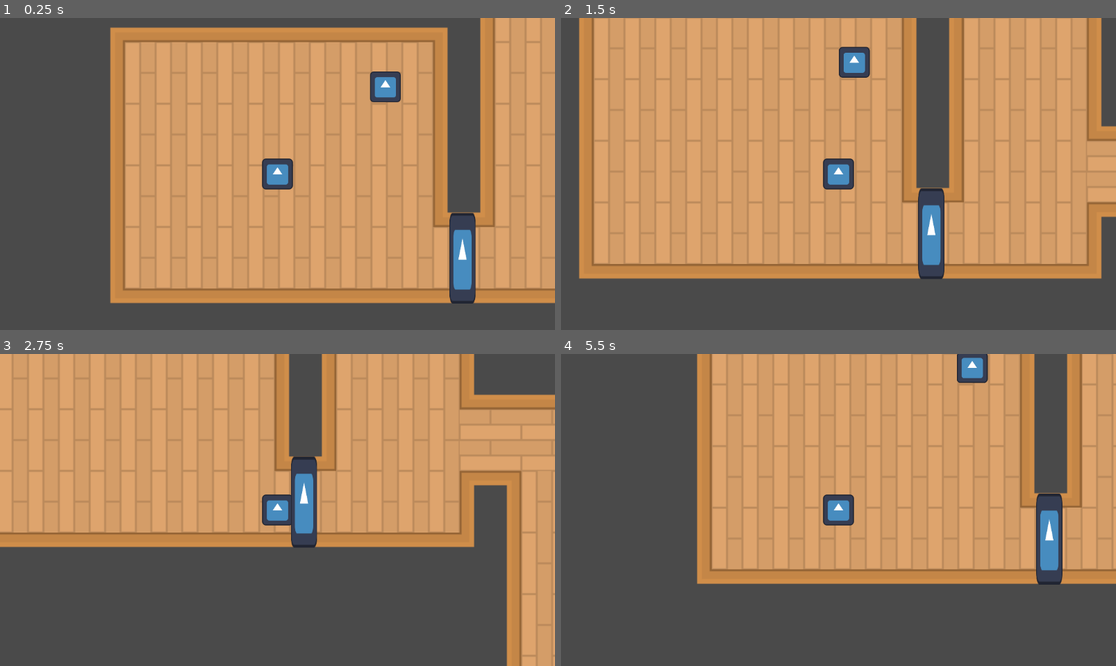
Above: before the commit, frames 1-4 (two rows, left to right).
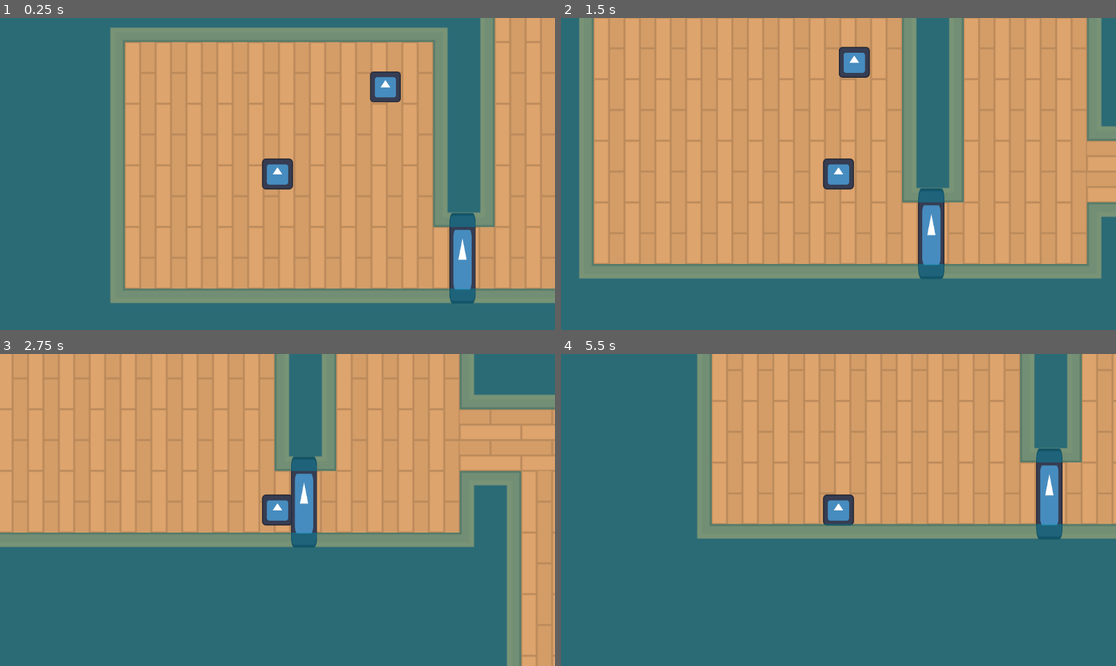
Above: after the commit, the same moments.

Repository: BMSales/timeloop
Game: Godot game, scene res://cenas/Teste1.tscn
Same seed, same stepped clock (60 frames per second), same inputs: the game is played once before the commit and once after it. The project has no main scene, so this scene is started directly. The engine's default icon, where the game draws it, is replaced by a stand-in: a white triangle on a blue panel in a dark square.
Inputs (mouse positions are in pixels of both pictures, inside the frame that each line leads up to):
- Up to frame 1 (0.25 s): no input
- Up to frame 2 (1.5 s): tap Enter at 0.5 s; move the mouse to (943, 86) at 0.52 s; press the mouse at (943, 86) at 0.53 s; hold D (move_right) 0.53-1.28 s; move the mouse to (932, 258) at 1.27 s; release the mouse at (932, 258) at 1.28 s; hold S (move_down) from 1.28 s (still down); click (932, 258) at 1.35 s
- Up to frame 3 (2.75 s): move the mouse to (333, 441) at 2.02 s; release S (move_down) at 2.03 s; press the mouse at (333, 441) at 2.03 s; hold D (move_right) from 2.03 s (still down)
- Up to frame 4 (5.5 s): move the mouse to (810, 572) at 2.77 s; release D (move_right) at 2.78 s; release the mouse at (810, 572) at 2.78 s; hold W (move_up) 2.78-3.53 s; click (810, 572) at 2.85 s; move the mouse to (1005, 556) at 3.52 s; press the mouse at (1005, 556) at 3.53 s; hold A (move_left) 3.53-5.03 s; move the mouse to (672, 463) at 4.27 s; release the mouse at (672, 463) at 4.28 s; click (672, 463) at 4.35 s; move the mouse to (866, 510) at 5.02 s; press the mouse at (866, 510) at 5.03 s; hold S (move_down) from 5.03 s (still down)

The runs differ from the first frame. In frame 1, 45% of the frame differs, in the area x 0-100%, y 0-100%; in frame 2, 35%; in frame 3, 50%; in frame 4, 67%.

Commit message:
added collision to tilemap

Diff:
--- a/src/cenas/Casa.tscn
+++ b/src/cenas/Casa.tscn
@@ -131,24 +131,28 @@
 9:4/0 = 0
 9:4/0/terrain_set = 0
 9:4/0/terrain = 0
+9:4/0/physics_layer_0/polygon_0/points = PackedVector2Array(-32, -32, 32, -32, 32, 32, -32, 32)
 9:4/0/terrains_peering_bit/right_side = 0
 9:4/0/terrains_peering_bit/bottom_side = 0
 10:4/next_alternative_id = 2
 10:4/0 = 0
 10:4/0/terrain_set = 0
 10:4/0/terrain = 0
+10:4/0/physics_layer_0/polygon_0/points = PackedVector2Array(-32, -32, 32, -32, 32, 32, -32, 32)
 10:4/0/terrains_peering_bit/bottom_side = 0
 10:4/0/terrains_peering_bit/left_side = 0
 11:4/next_alternative_id = 2
 11:4/0 = 0
 11:4/0/terrain_set = 0
 11:4/0/terrain = 0
+11:4/0/physics_layer_0/polygon_0/points = PackedVector2Array(-32, -32, 32, -32, 32, 32, -32, 32)
 11:4/0/terrains_peering_bit/right_side = 0
 11:4/0/terrains_peering_bit/left_side = 0
 12:4/next_alternative_id = 2
 12:4/0 = 0
 12:4/0/terrain_set = 0
 12:4/0/terrain = 0
+12:4/0/physics_layer_0/polygon_0/points = PackedVector2Array(-32, -32, 32, -32, 32, 32, -32, 32)
 12:4/0/terrains_peering_bit/right_side = 0
 12:4/0/terrains_peering_bit/bottom_side = 0
 12:4/0/terrains_peering_bit/left_side = 0
@@ -156,6 +160,7 @@
 13:4/0 = 0
 13:4/0/terrain_set = 0
 13:4/0/terrain = 0
+13:4/0/physics_layer_0/polygon_0/points = PackedVector2Array(-32, -32, 32, -32, 32, 32, -32, 32)
 13:4/0/terrains_peering_bit/right_side = 0
 13:4/0/terrains_peering_bit/left_side = 0
 13:4/0/terrains_peering_bit/top_side = 0
@@ -163,16 +168,19 @@
 14:4/0 = 0
 14:4/0/terrain_set = 0
 14:4/0/terrain = 0
+14:4/0/physics_layer_0/polygon_0/points = PackedVector2Array(-32, -32, 32, -32, 32, 32, -32, 32)
 14:4/0/terrains_peering_bit/left_side = 0
 15:4/next_alternative_id = 2
 15:4/0 = 0
 15:4/0/terrain_set = 0
 15:4/0/terrain = 0
+15:4/0/physics_layer_0/polygon_0/points = PackedVector2Array(-32, -32, 32, -32, 32, 32, -32, 32)
 15:4/0/terrains_peering_bit/top_side = 0
 16:4/next_alternative_id = 2
 16:4/0 = 0
 16:4/0/terrain_set = 0
 16:4/0/terrain = 0
+16:4/0/physics_layer_0/polygon_0/points = PackedVector2Array(-32, -32, 32, -32, 32, 32, -32, 32)
 16:4/0/terrains_peering_bit/right_side = 0
 16:4/0/terrains_peering_bit/bottom_right_corner = 0
 16:4/0/terrains_peering_bit/bottom_side = 0
@@ -180,6 +188,7 @@
 17:4/0 = 0
 17:4/0/terrain_set = 0
 17:4/0/terrain = 0
+17:4/0/physics_layer_0/polygon_0/points = PackedVector2Array(-32, -32, 32, -32, 32, 32, -32, 32)
 17:4/0/terrains_peering_bit/bottom_side = 0
 17:4/0/terrains_peering_bit/bottom_left_corner = 0
 17:4/0/terrains_peering_bit/left_side = 0
@@ -204,24 +213,28 @@
 9:5/0 = 0
 9:5/0/terrain_set = 0
 9:5/0/terrain = 0
+9:5/0/physics_layer_0/polygon_0/points = PackedVector2Array(-32, -32, 32, -32, 32, 32, -32, 32)
 9:5/0/terrains_peering_bit/right_side = 0
 9:5/0/terrains_peering_bit/top_side = 0
 10:5/next_alternative_id = 2
 10:5/0 = 0
 10:5/0/terrain_set = 0
 10:5/0/terrain = 0
+10:5/0/physics_layer_0/polygon_0/points = PackedVector2Array(-32, -32, 32, -32, 32, 32, -32, 32)
 10:5/0/terrains_peering_bit/left_side = 0
 10:5/0/terrains_peering_bit/top_side = 0
 11:5/next_alternative_id = 2
 11:5/0 = 0
 11:5/0/terrain_set = 0
 11:5/0/terrain = 0
+11:5/0/physics_layer_0/polygon_0/points = PackedVector2Array(-32, -32, 32, -32, 32, 32, -32, 32)
 11:5/0/terrains_peering_bit/bottom_side = 0
 11:5/0/terrains_peering_bit/top_side = 0
 12:5/next_alternative_id = 2
 12:5/0 = 0
 12:5/0/terrain_set = 0
 12:5/0/terrain = 0
+12:5/0/physics_layer_0/polygon_0/points = PackedVector2Array(-32, -32, 32, -32, 32, 32, -32, 32)
 12:5/0/terrains_peering_bit/right_side = 0
 12:5/0/terrains_peering_bit/bottom_side = 0
 12:5/0/terrains_peering_bit/top_side = 0
@@ -229,6 +242,7 @@
 13:5/0 = 0
 13:5/0/terrain_set = 0
 13:5/0/terrain = 0
+13:5/0/physics_layer_0/polygon_0/points = PackedVector2Array(-32, -32, 32, -32, 32, 32, -32, 32)
 13:5/0/terrains_peering_bit/bottom_side = 0
 13:5/0/terrains_peering_bit/left_side = 0
 13:5/0/terrains_peering_bit/top_side = 0
@@ -236,16 +250,19 @@
 14:5/0 = 0
 14:5/0/terrain_set = 0
 14:5/0/terrain = 0
+14:5/0/physics_layer_0/polygon_0/points = PackedVector2Array(-32, -32, 32, -32, 32, 32, -32, 32)
 14:5/0/terrains_peering_bit/bottom_side = 0
 15:5/next_alternative_id = 2
 15:5/0 = 0
 15:5/0/terrain_set = 0
 15:5/0/terrain = 0
+15:5/0/physics_layer_0/polygon_0/points = PackedVector2Array(-32, -32, 32, -32, 32, 32, -32, 32)
 15:5/0/terrains_peering_bit/right_side = 0
 16:5/next_alternative_id = 2
 16:5/0 = 0
 16:5/0/terrain_set = 0
 16:5/0/terrain = 0
+16:5/0/physics_layer_0/polygon_0/points = PackedVector2Array(-32, -32, 32, -32, 32, 32, -32, 32)
 16:5/0/terrains_peering_bit/right_side = 0
 16:5/0/terrains_peering_bit/top_side = 0
 16:5/0/terrains_peering_bit/top_right_corner = 0
@@ -253,6 +270,7 @@
 17:5/0 = 0
 17:5/0/terrain_set = 0
 17:5/0/terrain = 0
+17:5/0/physics_layer_0/polygon_0/points = PackedVector2Array(-32, -32, 32, -32, 32, 32, -32, 32)
 17:5/0/terrains_peering_bit/left_side = 0
 17:5/0/terrains_peering_bit/top_left_corner = 0
 17:5/0/terrains_peering_bit/top_side = 0
@@ -277,6 +295,7 @@
 9:6/0 = 0
 9:6/0/terrain_set = 0
 9:6/0/terrain = 0
+9:6/0/physics_layer_0/polygon_0/points = PackedVector2Array(-32, -32, 32, -32, 32, 32, -32, 32)
 9:6/0/terrains_peering_bit/right_side = 0
 9:6/0/terrains_peering_bit/bottom_side = 0
 9:6/0/terrains_peering_bit/bottom_left_corner = 0
@@ -288,6 +307,7 @@
 10:6/0 = 0
 10:6/0/terrain_set = 0
 10:6/0/terrain = 0
+10:6/0/physics_layer_0/polygon_0/points = PackedVector2Array(-32, -32, 32, -32, 32, 32, -32, 32)
 10:6/0/terrains_peering_bit/right_side = 0
 10:6/0/terrains_peering_bit/bottom_right_corner = 0
 10:6/0/terrains_peering_bit/bottom_side = 0
@@ -299,6 +319,7 @@
 11:6/0 = 0
 11:6/0/terrain_set = 0
 11:6/0/terrain = 0
+11:6/0/physics_layer_0/polygon_0/points = PackedVector2Array(-32, -32, 32, -32, 32, 32, -32, 32)
 11:6/0/terrains_peering_bit/right_side = 0
 11:6/0/terrains_peering_bit/bottom_side = 0
 11:6/0/terrains_peering_bit/left_side = 0
@@ -309,6 +330,7 @@
 12:6/0 = 0
 12:6/0/terrain_set = 0
 12:6/0/terrain = 0
+12:6/0/physics_layer_0/polygon_0/points = PackedVector2Array(-32, -32, 32, -32, 32, 32, -32, 32)
 12:6/0/terrains_peering_bit/right_side = 0
 12:6/0/terrains_peering_bit/bottom_right_corner = 0
 12:6/0/terrains_peering_bit/bottom_side = 0
@@ -319,6 +341,7 @@
 13:6/0 = 0
 13:6/0/terrain_set = 0
 13:6/0/terrain = 0
+13:6/0/physics_layer_0/polygon_0/points = PackedVector2Array(-32, -32, 32, -32, 32, 32, -32, 32)
 13:6/0/terrains_peering_bit/right_side = 0
 13:6/0/terrains_peering_bit/bottom_right_corner = 0
 13:6/0/terrains_peering_bit/bottom_side = 0
@@ -328,6 +351,7 @@
 14:6/0 = 0
 14:6/0/terrain_set = 0
 14:6/0/terrain = 0
+14:6/0/physics_layer_0/polygon_0/points = PackedVector2Array(-32, -32, 32, -32, 32, 32, -32, 32)
 14:6/0/terrains_peering_bit/bottom_side = 0
 14:6/0/terrains_peering_bit/bottom_left_corner = 0
 14:6/0/terrains_peering_bit/left_side = 0
@@ -337,6 +361,7 @@
 15:6/0 = 0
 15:6/0/terrain_set = 0
 15:6/0/terrain = 0
+15:6/0/physics_layer_0/polygon_0/points = PackedVector2Array(-32, -32, 32, -32, 32, 32, -32, 32)
 15:6/0/terrains_peering_bit/right_side = 0
 15:6/0/terrains_peering_bit/bottom_right_corner = 0
 15:6/0/terrains_peering_bit/bottom_side = 0
@@ -349,6 +374,7 @@
 16:6/0 = 0
 16:6/0/terrain_set = 0
 16:6/0/terrain = 0
+16:6/0/physics_layer_0/polygon_0/points = PackedVector2Array(-32, -32, 32, -32, 32, 32, -32, 32)
 16:6/0/terrains_peering_bit/right_side = 0
 16:6/0/terrains_peering_bit/bottom_side = 0
 16:6/0/terrains_peering_bit/left_side = 0
@@ -357,6 +383,7 @@
 17:6/0 = 0
 17:6/0/terrain_set = 0
 17:6/0/terrain = 0
+17:6/0/physics_layer_0/polygon_0/points = PackedVector2Array(-32, -32, 32, -32, 32, 32, -32, 32)
 18:6/0 = 0
 19:6/0 = 0
 20:6/0 = 0
@@ -378,6 +405,7 @@
 9:7/0 = 0
 9:7/0/terrain_set = 0
 9:7/0/terrain = 0
+9:7/0/physics_layer_0/polygon_0/points = PackedVector2Array(-32, -32, 32, -32, 32, 32, -32, 32)
 9:7/0/terrains_peering_bit/right_side = 0
 9:7/0/terrains_peering_bit/bottom_right_corner = 0
 9:7/0/terrains_peering_bit/bottom_side = 0
@@ -389,6 +417,7 @@
 10:7/0 = 0
 10:7/0/terrain_set = 0
 10:7/0/terrain = 0
+10:7/0/physics_layer_0/polygon_0/points = PackedVector2Array(-32, -32, 32, -32, 32, 32, -32, 32)
 10:7/0/terrains_peering_bit/right_side = 0
 10:7/0/terrains_peering_bit/bottom_right_corner = 0
 10:7/0/terrains_peering_bit/bottom_side = 0
@@ -400,6 +429,7 @@
 11:7/0 = 0
 11:7/0/terrain_set = 0
 11:7/0/terrain = 0
+11:7/0/physics_layer_0/polygon_0/points = PackedVector2Array(-32, -32, 32, -32, 32, 32, -32, 32)
 11:7/0/terrains_peering_bit/right_side = 0
 11:7/0/terrains_peering_bit/bottom_side = 0
 11:7/0/terrains_peering_bit/bottom_left_corner = 0
@@ -410,6 +440,7 @@
 12:7/0 = 0
 12:7/0/terrain_set = 0
 12:7/0/terrain = 0
+12:7/0/physics_layer_0/polygon_0/points = PackedVector2Array(-32, -32, 32, -32, 32, 32, -32, 32)
 12:7/0/terrains_peering_bit/right_side = 0
 12:7/0/terrains_peering_bit/bottom_right_corner = 0
 12:7/0/terrains_peering_bit/bottom_side = 0
@@ -420,6 +451,7 @@
 13:7/0 = 0
 13:7/0/terrain_set = 0
 13:7/0/terrain = 0
+13:7/0/physics_layer_0/polygon_0/points = PackedVector2Array(-32, -32, 32, -32, 32, 32, -32, 32)
 13:7/0/terrains_peering_bit/right_side = 0
 13:7/0/terrains_peering_bit/bottom_right_corner = 0
 13:7/0/terrains_peering_bit/bottom_side = 0
@@ -429,6 +461,7 @@
 14:7/0 = 0
 14:7/0/terrain_set = 0
 14:7/0/terrain = 0
+14:7/0/physics_layer_0/polygon_0/points = PackedVector2Array(-32, -32, 32, -32, 32, 32, -32, 32)
 14:7/0/terrains_peering_bit/right_side = 0
 14:7/0/terrains_peering_bit/left_side = 0
 14:7/0/terrains_peering_bit/top_left_corner = 0
@@ -438,6 +471,7 @@
 15:7/0 = 0
 15:7/0/terrain_set = 0
 15:7/0/terrain = 0
+15:7/0/physics_layer_0/polygon_0/points = PackedVector2Array(-32, -32, 32, -32, 32, 32, -32, 32)
 16:7/next_alternative_id = 2
 16:7/0 = 0
 17:7/next_alternative_id = 2
@@ -463,6 +497,7 @@
 9:8/0 = 0
 9:8/0/terrain_set = 0
 9:8/0/terrain = 0
+9:8/0/physics_layer_0/polygon_0/points = PackedVector2Array(-32, -32, 32, -32, 32, 32, -32, 32)
 9:8/0/terrains_peering_bit/right_side = 0
 9:8/0/terrains_peering_bit/bottom_right_corner = 0
 9:8/0/terrains_peering_bit/bottom_side = 0
@@ -472,6 +507,7 @@
 10:8/0 = 0
 10:8/0/terrain_set = 0
 10:8/0/terrain = 0
+10:8/0/physics_layer_0/polygon_0/points = PackedVector2Array(-32, -32, 32, -32, 32, 32, -32, 32)
 10:8/0/terrains_peering_bit/right_side = 0
 10:8/0/terrains_peering_bit/bottom_side = 0
 10:8/0/terrains_peering_bit/bottom_left_corner = 0
@@ -481,6 +517,7 @@
 11:8/0 = 0
 11:8/0/terrain_set = 0
 11:8/0/terrain = 0
+11:8/0/physics_layer_0/polygon_0/points = PackedVector2Array(-32, -32, 32, -32, 32, 32, -32, 32)
 11:8/0/terrains_peering_bit/right_side = 0
 11:8/0/terrains_peering_bit/bottom_right_corner = 0
 11:8/0/terrains_peering_bit/bottom_side = 0
@@ -489,6 +526,7 @@
 12:8/0 = 0
 12:8/0/terrain_set = 0
 12:8/0/terrain = 0
+12:8/0/physics_layer_0/polygon_0/points = PackedVector2Array(-32, -32, 32, -32, 32, 32, -32, 32)
 12:8/0/terrains_peering_bit/bottom_side = 0
 12:8/0/terrains_peering_bit/bottom_left_corner = 0
 12:8/0/terrains_peering_bit/left_side = 0
@@ -497,6 +535,7 @@
 13:8/0 = 0
 13:8/0/terrain_set = 0
 13:8/0/terrain = 0
+13:8/0/physics_layer_0/polygon_0/points = PackedVector2Array(-32, -32, 32, -32, 32, 32, -32, 32)
 13:8/0/terrains_peering_bit/right_side = 0
 13:8/0/terrains_peering_bit/bottom_right_corner = 0
 13:8/0/terrains_peering_bit/bottom_side = 0
@@ -505,6 +544,7 @@
 14:8/0 = 0
 14:8/0/terrain_set = 0
 14:8/0/terrain = 0
+14:8/0/physics_layer_0/polygon_0/points = PackedVector2Array(-32, -32, 32, -32, 32, 32, -32, 32)
 14:8/0/terrains_peering_bit/right_side = 0
 14:8/0/terrains_peering_bit/bottom_side = 0
 14:8/0/terrains_peering_bit/bottom_left_corner = 0
@@ -513,6 +553,7 @@
 15:8/0 = 0
 15:8/0/terrain_set = 0
 15:8/0/terrain = 0
+15:8/0/physics_layer_0/polygon_0/points = PackedVector2Array(-32, -32, 32, -32, 32, 32, -32, 32)
 15:8/0/terrains_peering_bit/right_side = 0
 15:8/0/terrains_peering_bit/bottom_side = 0
 15:8/0/terrains_peering_bit/left_side = 0
@@ -521,10 +562,12 @@
 16:8/next_alternative_id = 2
 16:8/0 = 0
 16:8/0/terrain_set = 0
+16:8/0/physics_layer_0/polygon_0/points = PackedVector2Array(-32, -32, 32, -32, 32, 32, -32, 32)
 16:8/0/terrains_peering_bit/left_side = 0
 17:8/next_alternative_id = 2
 17:8/0 = 0
 17:8/0/terrain_set = 0
+17:8/0/physics_layer_0/polygon_0/points = PackedVector2Array(-32, -32, 32, -32, 32, 32, -32, 32)
 17:8/0/terrains_peering_bit/top_side = 0
 18:8/0 = 0
 19:8/0 = 0
@@ -548,6 +591,7 @@
 9:9/0 = 0
 9:9/0/terrain_set = 0
 9:9/0/terrain = 0
+9:9/0/physics_layer_0/polygon_0/points = PackedVector2Array(-32, -32, 32, -32, 32, 32, -32, 32)
 9:9/0/terrains_peering_bit/right_side = 0
 9:9/0/terrains_peering_bit/bottom_side = 0
 9:9/0/terrains_peering_bit/left_side = 0
@@ -557,6 +601,7 @@
 10:9/0 = 0
 10:9/0/terrain_set = 0
 10:9/0/terrain = 0
+10:9/0/physics_layer_0/polygon_0/points = PackedVector2Array(-32, -32, 32, -32, 32, 32, -32, 32)
 10:9/0/terrains_peering_bit/right_side = 0
 10:9/0/terrains_peering_bit/bottom_side = 0
 10:9/0/terrains_peering_bit/left_side = 0
@@ -566,6 +611,7 @@
 11:9/0 = 0
 11:9/0/terrain_set = 0
 11:9/0/terrain = 0
+11:9/0/physics_layer_0/polygon_0/points = PackedVector2Array(-32, -32, 32, -32, 32, 32, -32, 32)
 11:9/0/terrains_peering_bit/right_side = 0
 11:9/0/terrains_peering_bit/bottom_side = 0
 11:9/0/terrains_peering_bit/top_side = 0
@@ -574,6 +620,7 @@
 12:9/0 = 0
 12:9/0/terrain_set = 0
 12:9/0/terrain = 0
+12:9/0/physics_layer_0/polygon_0/points = PackedVector2Array(-32, -32, 32, -32, 32, 32, -32, 32)
 12:9/0/terrains_peering_bit/bottom_side = 0
 12:9/0/terrains_peering_bit/left_side = 0
 12:9/0/terrains_peering_bit/top_left_corner = 0
@@ -582,6 +629,7 @@
 13:9/0 = 0
 13:9/0/terrain_set = 0
 13:9/0/terrain = 0
+13:9/0/physics_layer_0/polygon_0/points = PackedVector2Array(-32, -32, 32, -32, 32, 32, -32, 32)
 13:9/0/terrains_peering_bit/right_side = 0
 13:9/0/terrains_peering_bit/left_side = 0
 13:9/0/terrains_peering_bit/top_side = 0
@@ -590,6 +638,7 @@
 14:9/0 = 0
 14:9/0/terrain_set = 0
 14:9/0/terrain = 0
+14:9/0/physics_layer_0/polygon_0/points = PackedVector2Array(-32, -32, 32, -32, 32, 32, -32, 32)
 14:9/0/terrains_peering_bit/right_side = 0
 14:9/0/terrains_peering_bit/left_side = 0
 14:9/0/terrains_peering_bit/top_left_corner = 0
@@ -598,6 +647,7 @@
 15:9/0 = 0
 15:9/0/terrain_set = 0
 15:9/0/terrain = 0
+15:9/0/physics_layer_0/polygon_0/points = PackedVector2Array(-32, -32, 32, -32, 32, 32, -32, 32)
 15:9/0/terrains_peering_bit/right_side = 0
 15:9/0/terrains_peering_bit/bottom_side = 0
 15:9/0/terrains_peering_bit/bottom_left_corner = 0
@@ -607,10 +657,12 @@
 16:9/next_alternative_id = 2
 16:9/0 = 0
 16:9/0/terrain_set = 0
+16:9/0/physics_layer_0/polygon_0/points = PackedVector2Array(-32, -32, 32, -32, 32, 32, -32, 32)
 16:9/0/terrains_peering_bit/bottom_side = 0
 17:9/next_alternative_id = 2
 17:9/0 = 0
 17:9/0/terrain_set = 0
+17:9/0/physics_layer_0/polygon_0/points = PackedVector2Array(-32, -32, 32, -32, 32, 32, -32, 32)
 17:9/0/terrains_peering_bit/right_side = 0
 18:9/0 = 0
 19:9/0 = 0
@@ -886,6 +938,7 @@
 
 [sub_resource type="TileSet" id="TileSet_ej2dw"]
 tile_size = Vector2i(64, 64)
+physics_layer_0/collision_layer = 1
 terrain_set_0/mode = 0
 terrain_set_0/terrain_0/name = "walls"
 terrain_set_0/terrain_0/color = Color(0.290196, 0.290196, 0.290196, 1)
@@ -898,3 +951,4 @@
 scale = Vector2(2, 2)
 tile_map_data = PackedByteArray("AAD1//3/AQALAAQAAAD0//3/AQALAAQAAADz//3/AQALAAQAAADy//3/AQALAAcAAADy//7/AQAOAAYAAADy// …(132912 unchanged characters)…
 tile_set = SubResource("TileSet_ej2dw")
+collision_visibility_mode = 1
--- a/src/cenas/Teste1.tscn
+++ b/src/cenas/Teste1.tscn
@@ -8,6 +8,7 @@
 
 [node name="TileMapLayer" parent="." instance=ExtResource("1_rak6o")]
 position = Vector2(702, 238)
+use_kinematic_bodies = true
 
 [node name="Detetive" parent="." instance=ExtResource("2_cdc7d")]
 position = Vector2(-645, 256)
Binary file removed: src/recursos/tilesheet/Imagens_pluzzle 1.png
